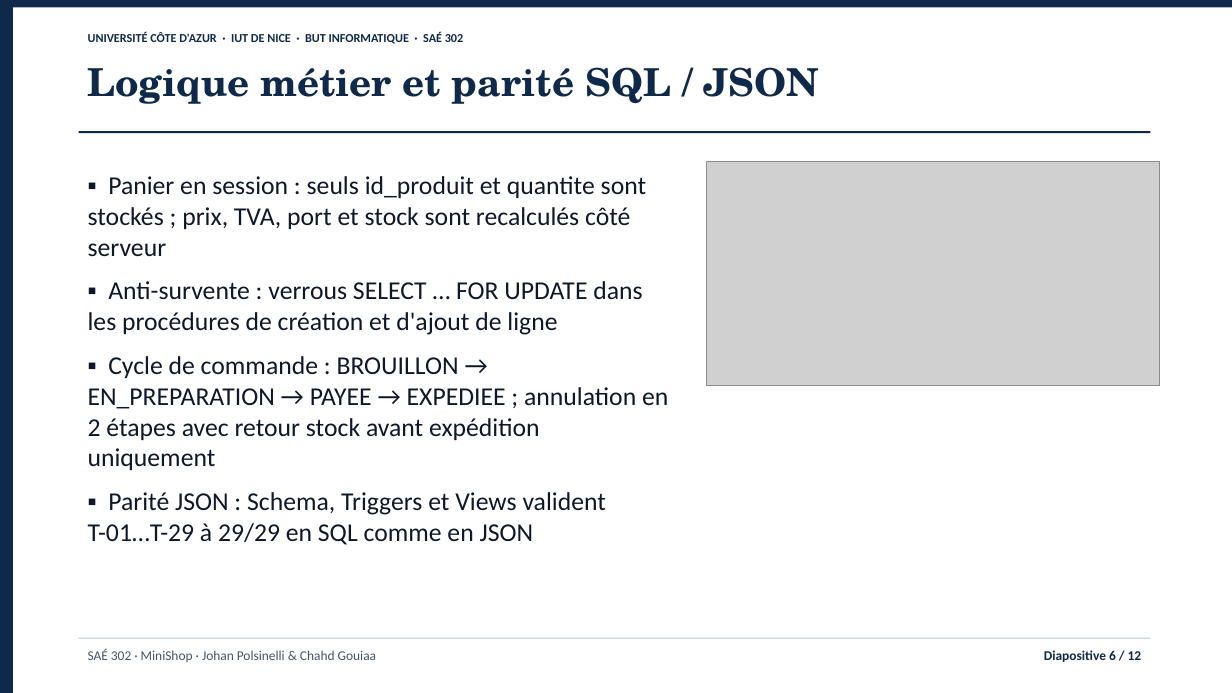
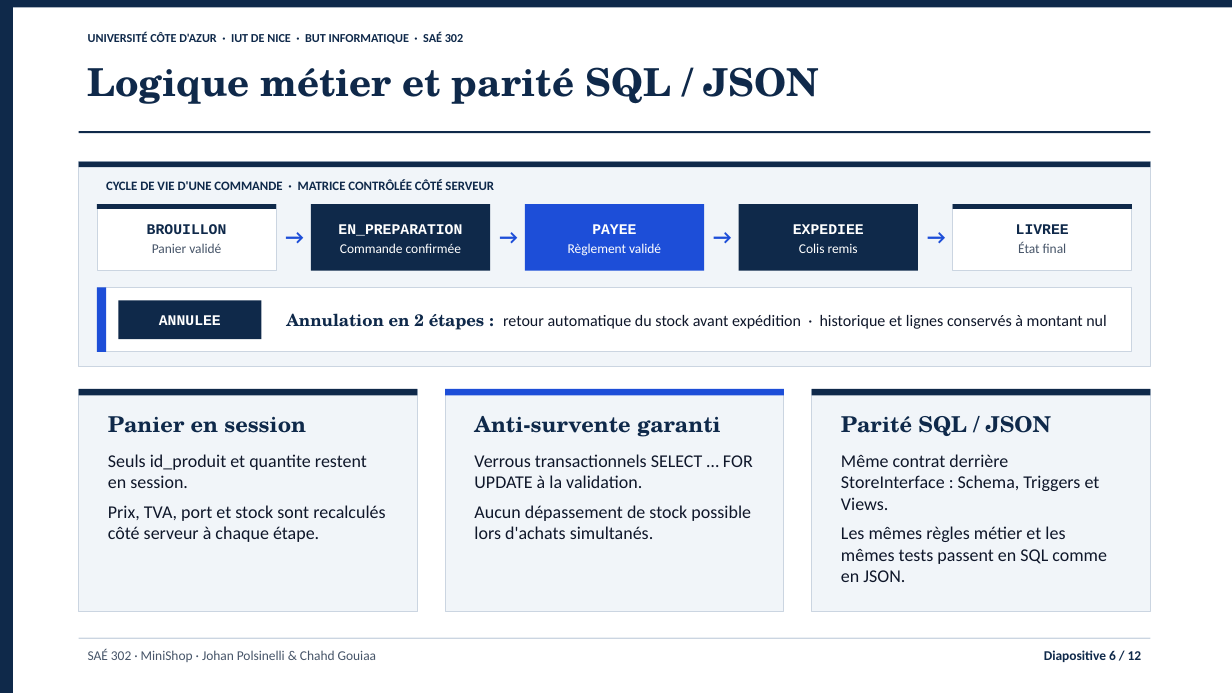
Before and after one commit to jojo8356/SAE-302, a slide deck: slide 6 of livrables/minishop-soutenance.pptx. Drawn at 1232x693 pixels with LibreOffice and Linux fonts; fonts in the diff are those of the drawing; grey boxes stand for pictures. Boxes give left, top, right and bottom in pixels: in the first picture for what was removed or moved away, otherwise in the second. Text is boxed around its words. In the diff, an @@ line names an element or a change of style, - is before the commit and + after.

```diff
--- a/livrables/minishop-soutenance.pptx
+++ b/livrables/minishop-soutenance.pptx
@@ rectangle added at bbox=[79, 162, 1151, 367], fill #F1F5F9, outline #CBD5E1 0.75 pt @@
@@ rectangle added at bbox=[79, 162, 1151, 167], fill #0F294A @@
@@ text removed at bbox=[88, 176, 668, 545] @@
-▪ Panier en session : seuls id_produit et quantite sont stockés ; prix, TVA, port et stock sont recalculés côté serveur
-▪ Anti-survente : verrous SELECT … FOR UPDATE dans les procédures de création et d'ajout de ligne
-▪ Cycle de commande : BROUILLON → EN_PREPARATION → PAYEE → EXPEDIEE ; annulation en 2 étapes avec retour stock avant expédition uniquement
-▪ Parité JSON : Schema, Triggers et Views valident T-01…T-29 à 29/29 en SQL comme en JSON
@@ text added at bbox=[106, 179, 494, 190], 10 pt, text #0F294A, bold @@
+CYCLE DE VIE D'UNE COMMANDE · MATRICE CONTRÔLÉE CÔTÉ SERVEUR
@@ picture removed at bbox=[707, 162, 1160, 385] @@
@@ rectangle added at bbox=[97, 204, 276, 271], fill #FFFFFF, outline #CBD5E1 0.75 pt, 10.5 pt, text #475569 @@
+BROUILLON
+Panier validé
@@ rectangle added at bbox=[97, 204, 276, 209], fill #0F294A @@
@@ rectangle added at bbox=[311, 204, 491, 271], fill #0F294A, 10.5 pt, text #FFFFFF @@
+EN_PREPARATION
+Commande confirmée
@@ rectangle added at bbox=[525, 204, 704, 271], fill #1D4ED8, 10.5 pt, text #FFFFFF @@
+PAYEE
+Règlement validé
@@ rectangle added at bbox=[739, 204, 919, 271], fill #0F294A, 10.5 pt, text #FFFFFF @@
+EXPEDIEE
+Colis remis
@@ rectangle added at bbox=[953, 204, 1132, 271], fill #FFFFFF, outline #CBD5E1 0.75 pt, 10.5 pt, text #475569 @@
+LIVREE
+État final
@@ rectangle added at bbox=[953, 204, 1132, 209], fill #0F294A @@
@@ text added at bbox=[276, 219, 311, 256], 16 pt, text #1D4ED8, bold @@
+→
@@ text added at bbox=[490, 219, 525, 256], 16 pt, text #1D4ED8, bold @@
+→
@@ text added at bbox=[704, 219, 739, 256], 16 pt, text #1D4ED8, bold @@
+→
@@ text added at bbox=[919, 219, 954, 256], 16 pt, text #1D4ED8, bold @@
+→
@@ rectangle added at bbox=[97, 287, 1132, 352], fill #FFFFFF, outline #CBD5E1 0.75 pt @@
@@ rectangle added at bbox=[97, 287, 106, 352], fill #1D4ED8 @@
@@ rectangle added at bbox=[118, 300, 262, 339], fill #0F294A, 11.5 pt, text #FFFFFF, bold @@
+ANNULEE
@@ text added at bbox=[286, 313, 1107, 330], 12.5 pt, text #0F172A @@
+Annulation en 2 étapes : retour automatique du stock avant expédition · historique et lignes conservés à montant nul
@@ rectangle added at bbox=[79, 389, 418, 612], fill #F1F5F9, outline #CBD5E1 0.75 pt @@
@@ rectangle added at bbox=[79, 389, 418, 396], fill #0F294A @@
@@ rectangle added at bbox=[445, 389, 785, 612], fill #F1F5F9, outline #CBD5E1 0.75 pt @@
@@ rectangle added at bbox=[445, 389, 785, 396], fill #1D4ED8 @@
@@ rectangle added at bbox=[811, 389, 1151, 612], fill #F1F5F9, outline #CBD5E1 0.75 pt @@
@@ rectangle added at bbox=[811, 389, 1151, 396], fill #0F294A @@
@@ text added at bbox=[108, 416, 385, 542], 14 pt, text #0F172A @@
+Panier en session
+Seuls id_produit et quantite restent en session.
+Prix, TVA, port et stock sont recalculés côté serveur à chaque étape.
@@ text added at bbox=[474, 416, 753, 539], 14 pt, text #0F172A @@
+Anti-survente garanti
+Verrous transactionnels SELECT … FOR UPDATE à la validation.
+Aucun dépassement de stock possible lors d'achats simultanés.
@@ text added at bbox=[841, 416, 1107, 582], 14 pt, text #0F172A @@
+Parité SQL / JSON
+Même contrat derrière StoreInterface : Schema, Triggers et Views.
+Les mêmes règles métier et les mêmes tests passent en SQL comme en JSON.
```
Also in this commit, not shown: 5 other files.
